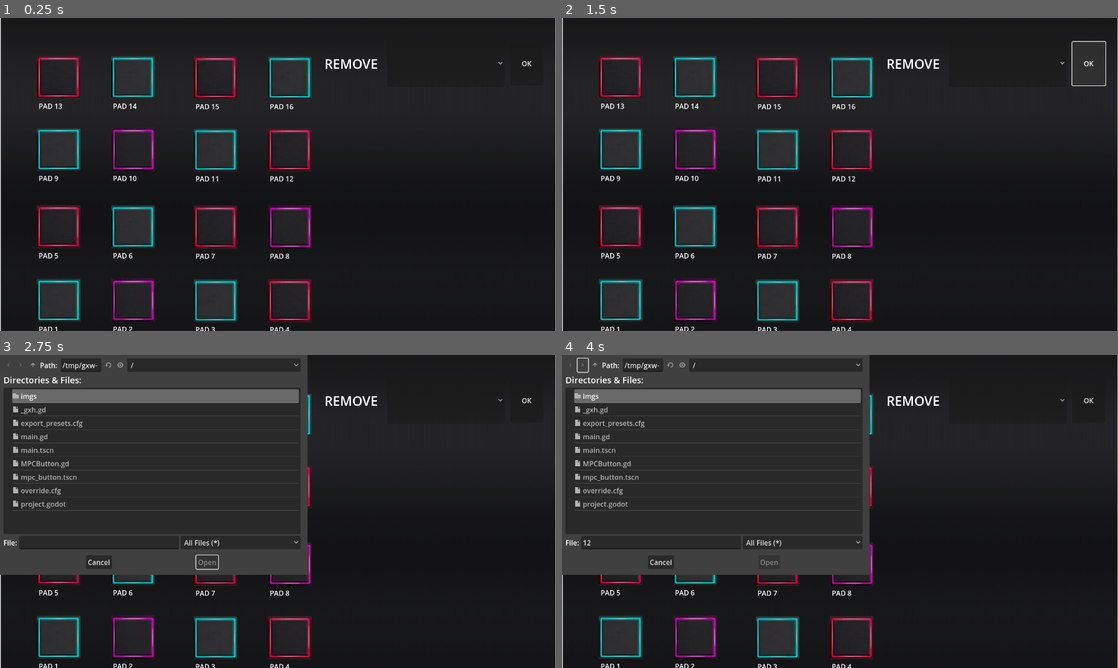
Above: before the commit, frames 1-4 (two rows, left to right).
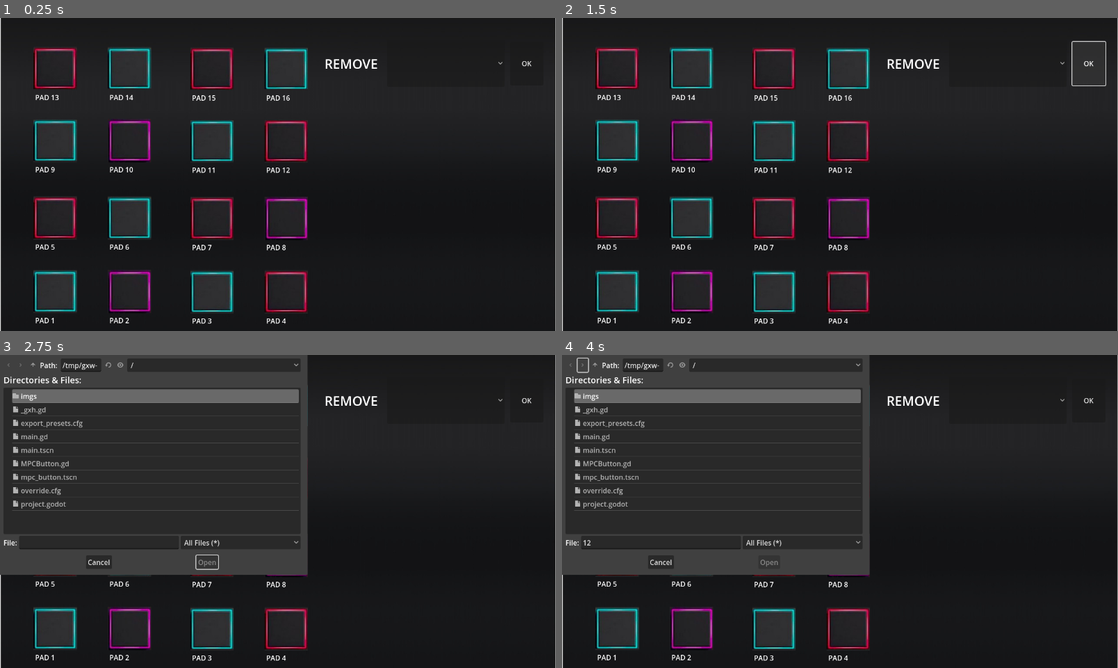
Above: after the commit, the same moments.

Repository: luisaburini/my-mpc
Game: Godot game, scene res://main.tscn
Two runs of this game, one before a commit and one after it. Both use one fixed random seed, a clock stepped at 60 frames per second and the inputs below.
Inputs (mouse positions are in pixels of both pictures, inside the frame that each line leads up to):
- Up to frame 1 (0.25 s): no input
- Up to frame 2 (1.5 s): click "OK" at 0.5 s; click "OK" at 1.25 s
- Up to frame 3 (2.75 s): click (61, 564) at 2.02 s
- Up to frame 4 (4 s): click (662, 542) at 2.77 s; type "12" at 2.85 s; click (584, 364) at 3.5 s

The runs differ from the first frame. In frame 1, 11% of the frame differs, in the area x 6-56%, y 9-100%; in frame 2, 11%; in frame 3, 3.7%; in frame 4, 3.7%.

Commit message:
:bug: Puxa geral pra cima

Diff:
--- a/main.tscn
+++ b/main.tscn
@@ -16,52 +16,52 @@
 texture = ExtResource("1_ul0td")
 
 [node name="MPCButton5" parent="." instance=ExtResource("4_rwkiq")]
-position = Vector2(85, 395)
+position = Vector2(77, 375)
 
 [node name="MPCButton6" parent="." instance=ExtResource("4_rwkiq")]
-position = Vector2(256, 395)
+position = Vector2(248, 375)
 
 [node name="MPCButton7" parent="." instance=ExtResource("4_rwkiq")]
-position = Vector2(446, 396)
+position = Vector2(438, 376)
 
 [node name="MPCButton8" parent="." instance=ExtResource("4_rwkiq")]
-position = Vector2(617, 396)
+position = Vector2(609, 376)
 
 [node name="MPCButton9" parent="." instance=ExtResource("4_rwkiq")]
-position = Vector2(85, 217)
+position = Vector2(77, 197)
 
 [node name="MPCButton10" parent="." instance=ExtResource("4_rwkiq")]
-position = Vector2(256, 217)
+position = Vector2(248, 197)
 
 [node name="MPCButton11" parent="." instance=ExtResource("4_rwkiq")]
-position = Vector2(446, 218)
+position = Vector2(438, 198)
 
 [node name="MPCButton12" parent="." instance=ExtResource("4_rwkiq")]
-position = Vector2(617, 218)
+position = Vector2(609, 198)
 
 [node name="MPCButton13" parent="." instance=ExtResource("4_rwkiq")]
-position = Vector2(85, 51)
+position = Vector2(77, 31)
 
 [node name="MPCButton14" parent="." instance=ExtResource("4_rwkiq")]
-position = Vector2(256, 51)
+position = Vector2(248, 31)
 
 [node name="MPCButton15" parent="." instance=ExtResource("4_rwkiq")]
-position = Vector2(446, 52)
+position = Vector2(438, 32)
 
 [node name="MPCButton16" parent="." instance=ExtResource("4_rwkiq")]
-position = Vector2(617, 52)
+position = Vector2(609, 32)
 
 [node name="MPCButton1" parent="." instance=ExtResource("4_rwkiq")]
-position = Vector2(85, 564)
+position = Vector2(77, 544)
 
 [node name="MPCButton2" parent="." instance=ExtResource("4_rwkiq")]
-position = Vector2(256, 564)
+position = Vector2(248, 544)
 
 [node name="MPCButton3" parent="." instance=ExtResource("4_rwkiq")]
-position = Vector2(446, 565)
+position = Vector2(438, 545)
 
 [node name="MPCButton4" parent="." instance=ExtResource("4_rwkiq")]
-position = Vector2(617, 565)
+position = Vector2(609, 545)
 
 [node name="OptionButton" type="OptionButton" parent="."]
 offset_left = 891.0
